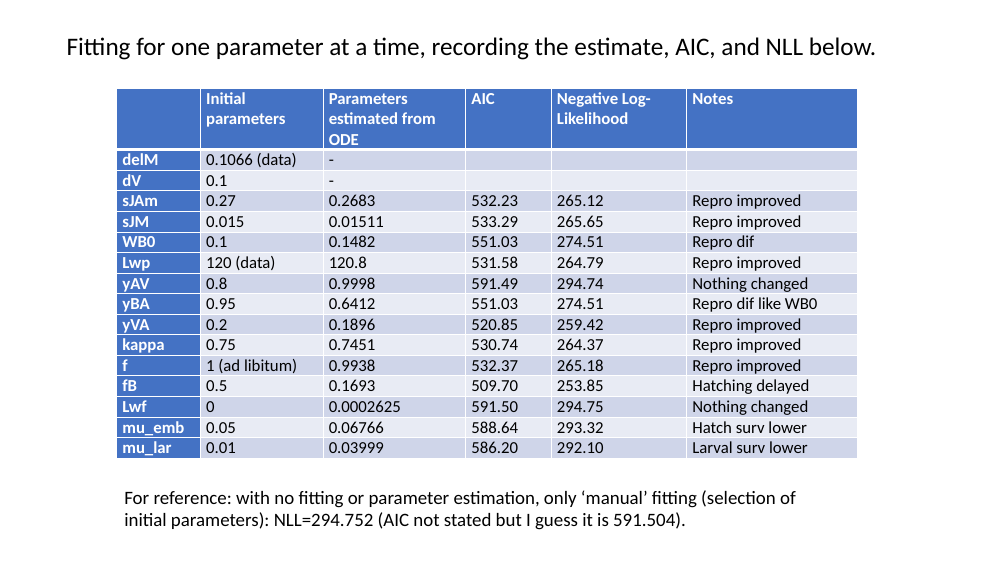
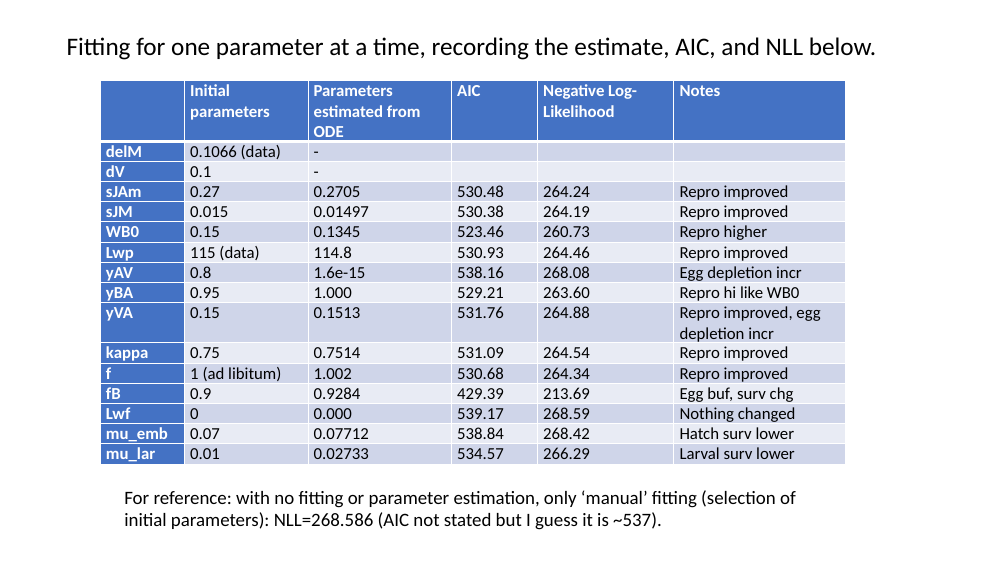
Before and after one commit to tschwemmer/MenidiaOA, a slide deck: slide 5 of DEBkiss results/Current version and updates.pptx (slide 3 before the commit). Drawn at 1008x567 pixels with LibreOffice and Linux fonts; fonts in the diff are those of the drawing. Boxes give left, top, right and bottom in pixels: in the first picture for what was removed or moved away, otherwise in the second. Text is boxed around its words. In the diff, an @@ line names an element or a change of style, - is before the commit and + after.

```diff
--- a/DEBkiss results/Current version and updates.pptx
+++ b/DEBkiss results/Current version and updates.pptx
@@ table at (x1=101, y1=81, x2=845, y2=466) @@
-row 4: sJAm | 0.27 | 0.2683 | 532.23 | 265.12 | Repro improved
+row 4: sJAm | 0.27 | 0.2705 | 530.48 | 264.24 | Repro improved
-row 5: sJM | 0.015 | 0.01511 | 533.29 | 265.65 | Repro improved
+row 5: sJM | 0.015 | 0.01497 | 530.38 | 264.19 | Repro improved
-row 6: WB0 | 0.1 | 0.1482 | 551.03 | 274.51 | Repro dif
+row 6: WB0 | 0.15 | 0.1345 | 523.46 | 260.73 | Repro higher
-row 7: Lwp | 120 (data) | 120.8 | 531.58 | 264.79 | Repro improved
+row 7: Lwp | 115 (data) | 114.8 | 530.93 | 264.46 | Repro improved
-row 8: yAV | 0.8 | 0.9998 | 591.49 | 294.74 | Nothing changed
+row 8: yAV | 0.8 | 1.6e-15 | 538.16 | 268.08 | Egg depletion incr
-row 9: yBA | 0.95 | 0.6412 | 551.03 | 274.51 | Repro dif like WB0
+row 9: yBA | 0.95 | 1.000 | 529.21 | 263.60 | Repro hi like WB0
-row 10: yVA | 0.2 | 0.1896 | 520.85 | 259.42 | Repro improved
+row 10: yVA | 0.15 | 0.1513 | 531.76 | 264.88 | Repro improved, egg depletion incr
-row 11: kappa | 0.75 | 0.7451 | 530.74 | 264.37 | Repro improved
+row 11: kappa | 0.75 | 0.7514 | 531.09 | 264.54 | Repro improved
-row 12: f | 1 (ad libitum) | 0.9938 | 532.37 | 265.18 | Repro improved
+row 12: f | 1 (ad libitum) | 1.002 | 530.68 | 264.34 | Repro improved
-row 13: fB | 0.5 | 0.1693 | 509.70 | 253.85 | Hatching delayed
+row 13: fB | 0.9 | 0.9284 | 429.39 | 213.69 | Egg buf, surv chg
-row 14: Lwf | 0 | 0.0002625 | 591.50 | 294.75 | Nothing changed
+row 14: Lwf | 0 | 0.000 | 539.17 | 268.59 | Nothing changed
-row 15: mu_emb | 0.05 | 0.06766 | 588.64 | 293.32 | Hatch surv lower
+row 15: mu_emb | 0.07 | 0.07712 | 538.84 | 268.42 | Hatch surv lower
-row 16: mu_lar | 0.01 | 0.03999 | 586.20 | 292.10 | Larval surv lower
+row 16: mu_lar | 0.01 | 0.02733 | 534.57 | 266.29 | Larval surv lower
@@ table resized from (x1=116, y1=88, x2=858, y2=460) to (x1=101, y1=81, x2=845, y2=466) @@
@@ text at (x1=124, y1=490, x2=796, y2=530): text changed @@
-For reference: with no fitting or parameter estimation, only ‘manual’ fitting (selection of initial parameters): NLL=294.752 (AIC not stated but I guess it is 591.504).
+For reference: with no fitting or parameter estimation, only ‘manual’ fitting (selection of initial parameters): NLL=268.586 (AIC not stated but I guess it is ~537).
```
Also in this commit, not shown: 6 other slides changed, 4 slides added, 2 slides removed, 1 other file.
